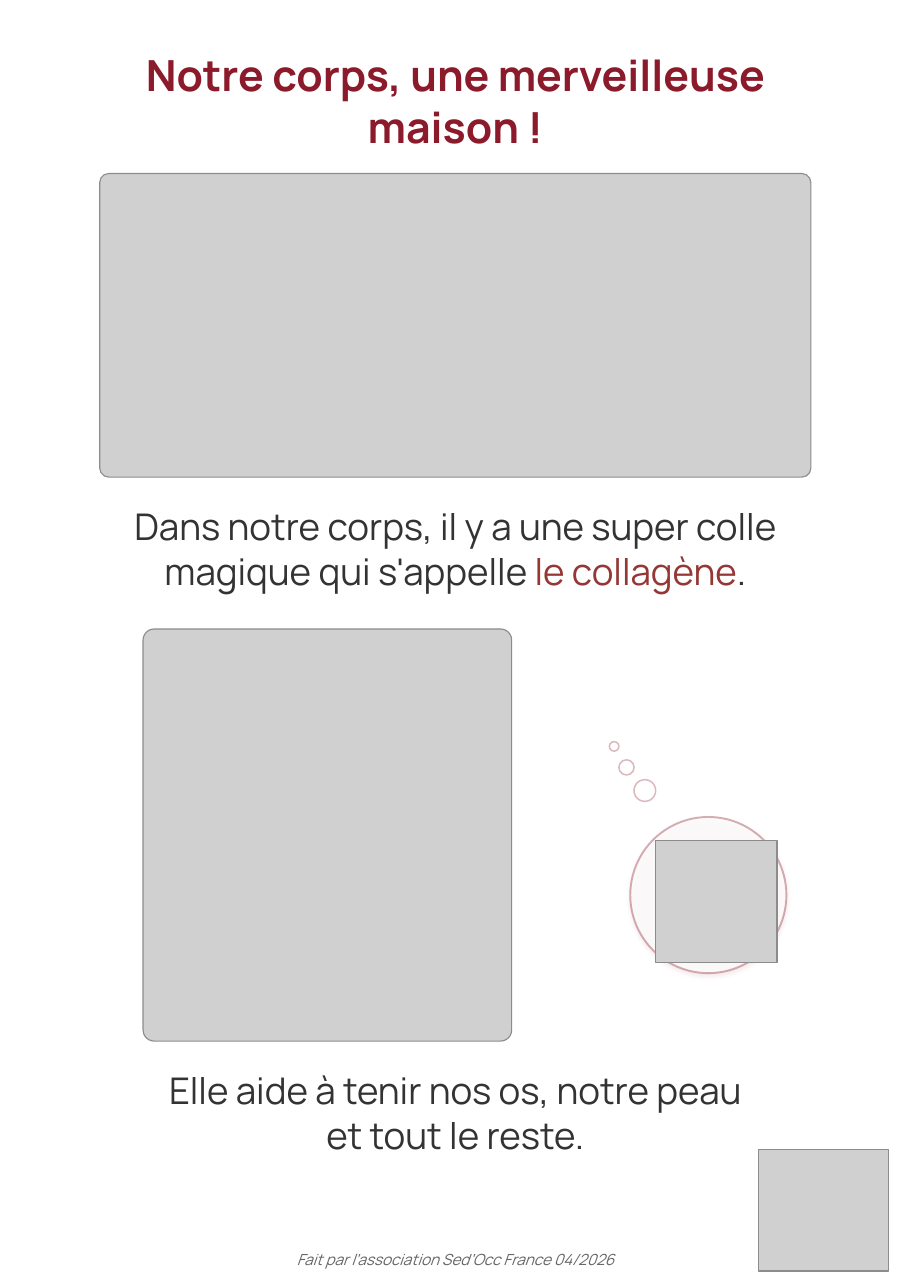
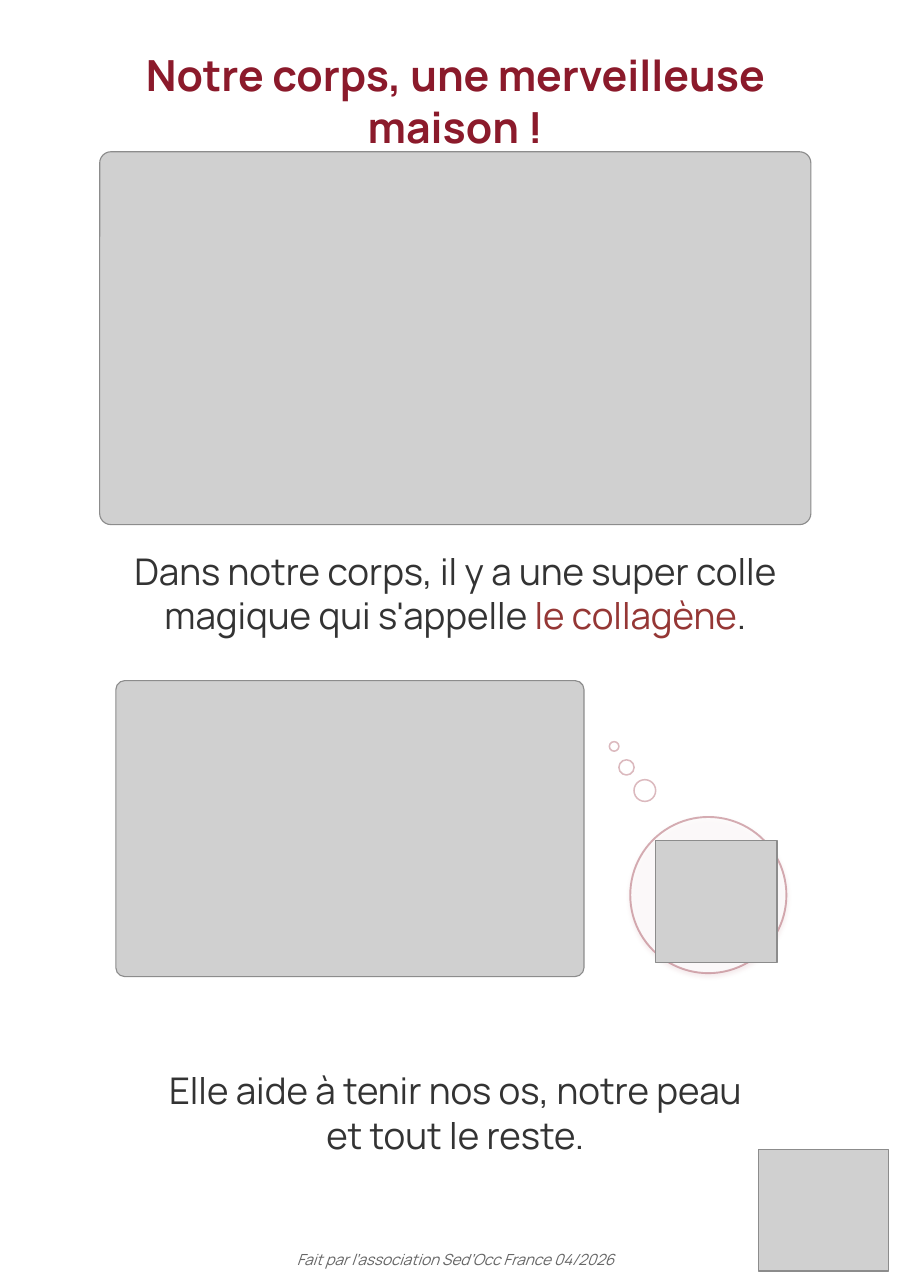
Before and after one commit to Therese-Borin-Pepe/sedocc-site, a slide deck: slide 2 of documents/Livret-SED-enfant-SedOcc.pptx. Drawn at 911x1288 pixels with LibreOffice and Linux fonts; fonts in the diff are those of the drawing; grey boxes stand for pictures; background and template pictures are left out. Boxes give left, top, right and bottom in pixels: in the first picture for what was removed or moved away, otherwise in the second. Text is boxed around its words. In the diff, an @@ line names an element or a change of style, - is before the commit and + after.

```diff
--- a/documents/Livret-SED-enfant-SedOcc.pptx
+++ b/documents/Livret-SED-enfant-SedOcc.pptx
@@ picture resized from (x1=100, y1=173, x2=812, y2=477) to (x1=100, y1=152, x2=812, y2=524) @@
@@ text "Dans notre corps, il y ..." moved from (x1=134, y1=513, x2=776, y2=595) to (x1=134, y1=558, x2=776, y2=639) @@
@@ picture resized from (x1=143, y1=629, x2=512, y2=1041) to (x1=116, y1=681, x2=584, y2=977) @@
```
Also in this commit, not shown: 5 other slides changed, 14 other files.
